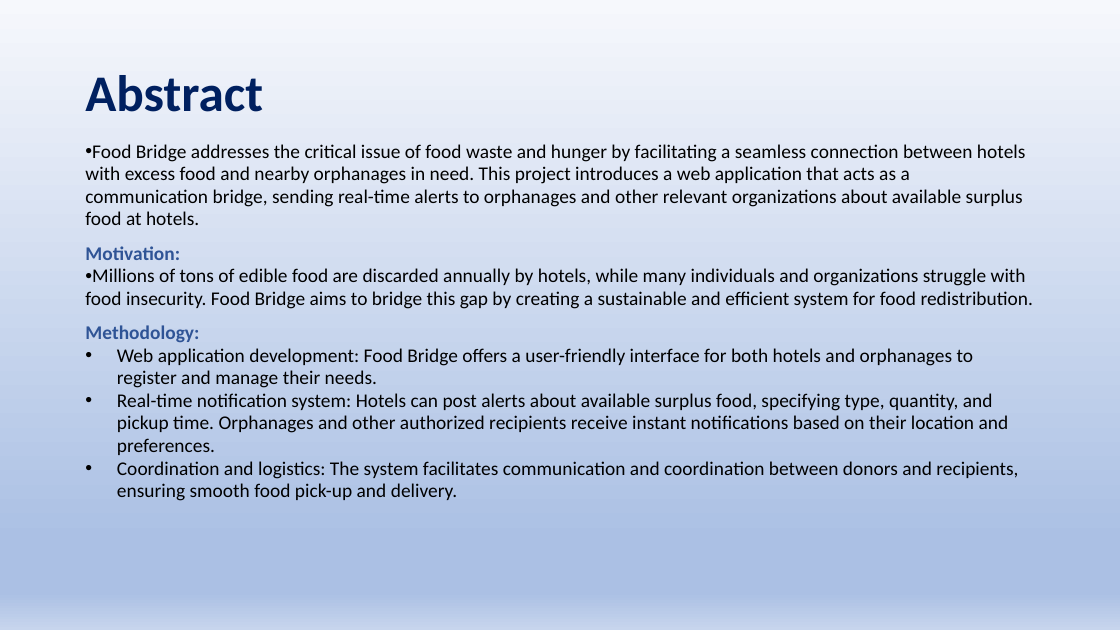
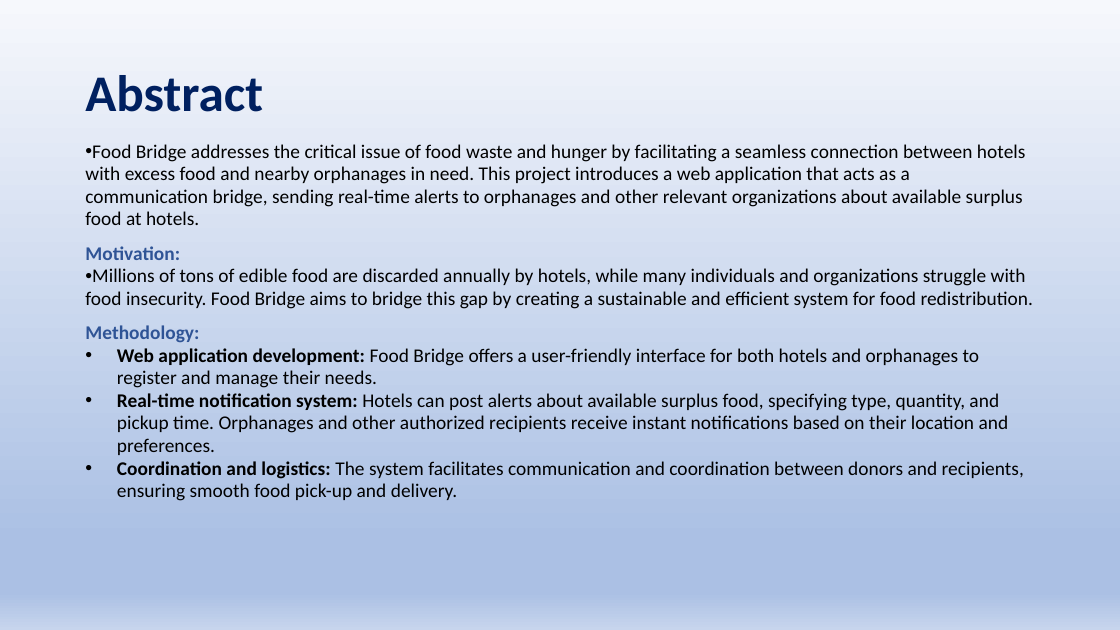
Before and after one commit to Sriram-V-99/MCA-Project-, a slide deck: slide 3 of FoodBridge.pptx. Drawn at 1120x630 pixels with LibreOffice and Linux fonts; fonts in the diff are those of the drawing. Boxes give left, top, right and bottom in pixels: in the first picture for what was removed or moved away, otherwise in the second. Text is boxed around its words. In the diff, an @@ line names an element or a change of style, - is before the commit and + after.

```diff
--- a/FoodBridge.pptx
+++ b/FoodBridge.pptx
@@ text at [117,348,1024,501]: bold on in "Web application development:", "Real-time notification system:", "Coordination and logistics:" @@
```
Also in this commit, not shown: 5 other slides changed.
